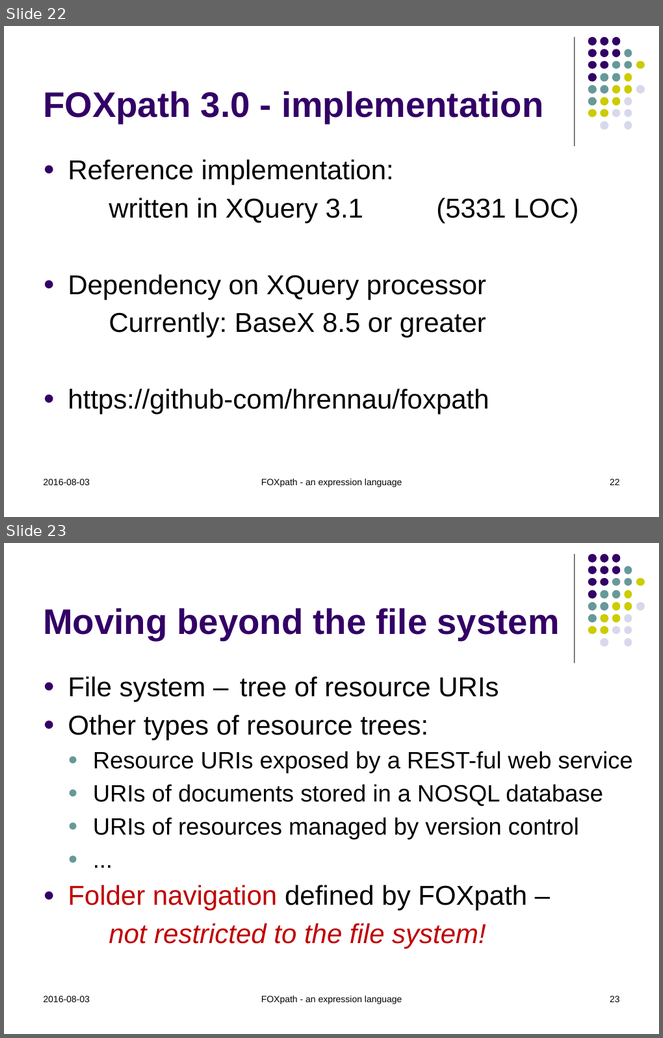
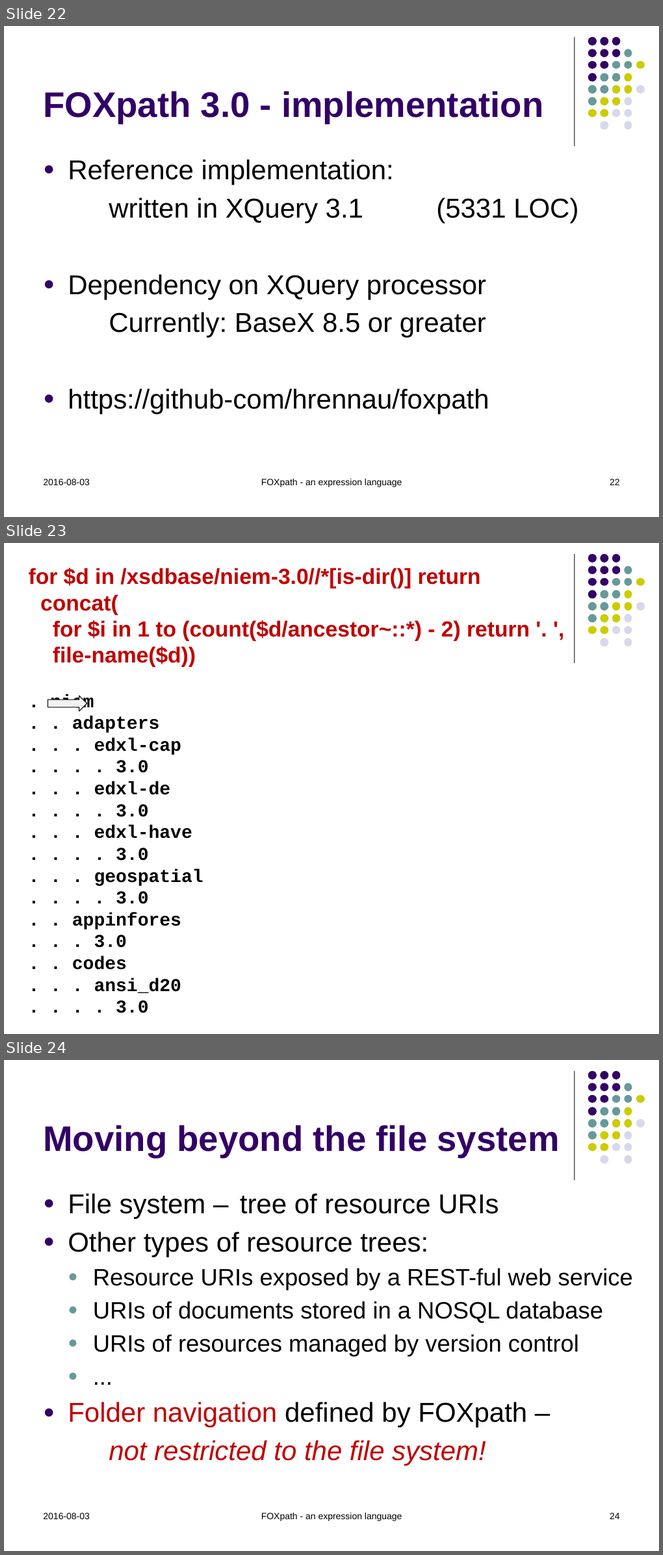
Before and after one commit to hrennau/foxpath, a slide deck: doc/foxpath.pptx. Shown one above the other, each under a label of ours: slides 22 and 23 before the commit, slides 22, 23 and 24 after it. The pictures are 663x1038 and 663x1555 pixels, drawn with LibreOffice and Linux fonts; fonts in the diff are those of the drawing. Boxes give left, top, right and bottom in pixels: in the first picture for what was removed or moved away, otherwise in the second. Text is boxed around its words. In the diff, an @@ line names an element or a change of style, - is before the commit and + after.

```diff
--- a/doc/foxpath.pptx
+++ b/doc/foxpath.pptx
@@ slide 23 added at (4,543,659,1034), background #FFFFFF; not listed: 32 template elements that a slide beside it also shows @@
@@ text added at (29,568,530,1014), 20 pt, text #000000, bold @@
+for $d in /xsdbase/niem-3.0//*[is-dir()] return
+concat(
+for $i in 1 to (count($d/ancestor~::*) - 2) return '. ',
+file-name($d))
+. niem
+. . adapters
+. . . edxl-cap
+. . . . 3.0
+. . . edxl-de
+. . . . 3.0
+. . . edxl-have
+. . . . 3.0
+. . . geospatial
+. . . . 3.0
+. . appinfores
+. . . 3.0
+. . codes
+. . . ansi_d20
+. . . . 3.0
@@ right arrow added at (48,696,87,711), fill #F2F2F2, outline #000000 0.75 pt @@
@@ what was slide 23 is now slide 24 @@
@@ page number at (610,1513,620,1520): text changed @@
-23
+24
```
Also in this commit, not shown: 1 slide changed, 1 other file.
